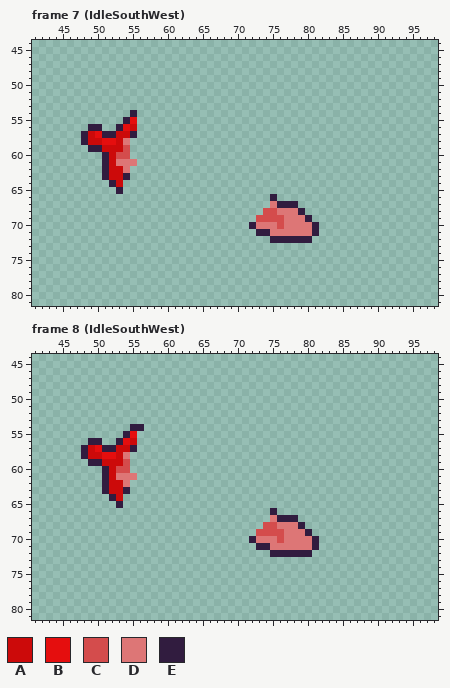
Pixel-art file, stored at Assets/Animation Sprites/Player/Character 2/Idle/Swords/RedSword/Slot1/SWORDS.aseprite. The picture above is the old version.
128x128 pixels, 72 frames. Shown: frame 7 (IdleSouthWest): x 41..98, y 44..81; frame 8 (IdleSouthWest): x 41..98, y 44..81. The commit also changed other frames, which this record leaves out.
Palette (. is transparent): A #cc0a0a  B #e50e0e  C #d44c4c  D #dd7676  E #311c3f
Pixels before, frame 7 (IdleSouthWest), first column x 48:
54 .......E..........................
55 ......EB..........................
56 .EE..EBA..........................
57 EABEEAAE..........................
58 EAABBAD...........................
59 .EEAAAC...........................
60 ...EACC...........................
61 ...EADDD..........................
62 ...EAAD...........................
63 ...EAAE...........................
64 ....EA............................
65 .....E............................
66 ...........................E......
67 ...........................DEEE...
68 ..........................CCDDDE..
69 .........................CCCCDDDE.
70 ........................EDDDCDDDDE
71 .........................EEDDDDDDE
72 ...........................EEEEEE.
Pixels before, frame 8 (IdleSouthWest), first column x 48:
54 .......EE.........................
55 ......EB..........................
56 .EE..EBA..........................
57 EABEEAAE..........................
58 EAABBAD...........................
59 .EEAAAC...........................
60 ...EACC...........................
61 ...EADDD..........................
62 ...EAAD...........................
63 ...EAAE...........................
64 ....EA............................
65 .....E............................
66 ...........................E......
67 ...........................DEEE...
68 ..........................CCDDDE..
69 .........................CCCCDDDE.
70 ........................EDDDCDDDDE
71 .........................EEDDDDDDE
72 ...........................EEEEEE.
After the commit:
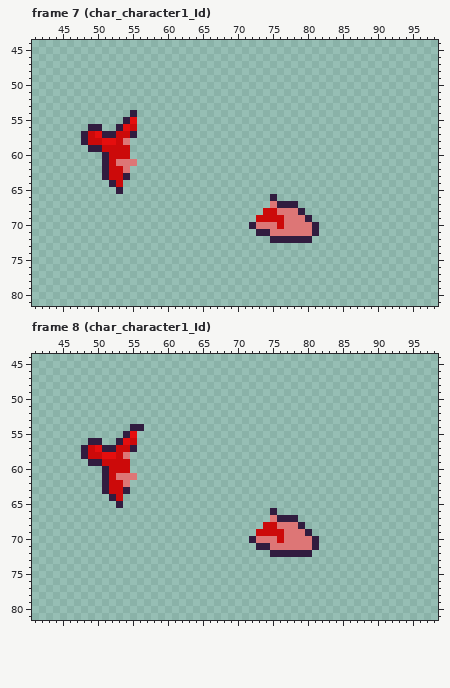
The edit:
Frame 7 (char_character1_Id), layer "SWORD BACK 2":
The author changed colour C to colour A in row 59 at x 54; in row 60 at x 53 to 54; in row 68 at x 74 to 75; in row 69 at x 73 to 76; in row 70 at x 76.
Frame 8 (char_character1_Id), layer "SWORD BACK 2": the same change as frame 7 (char_character1_Id)
Where, in picture pixels (left, top, right, bottom), the same in both pictures:
changed: (116, 145, 130, 159)
changed: (256, 208, 284, 229)
changed: (116, 459, 130, 473)
changed: (256, 522, 284, 543)
